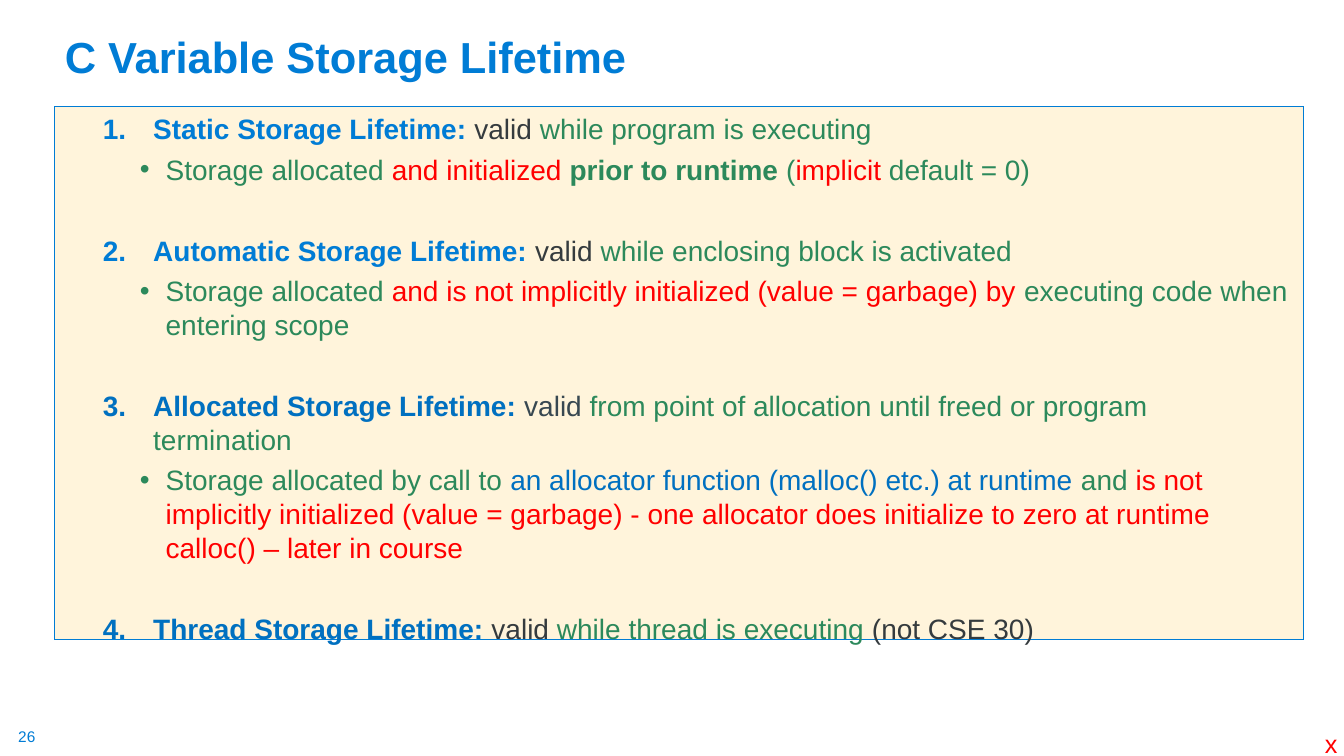
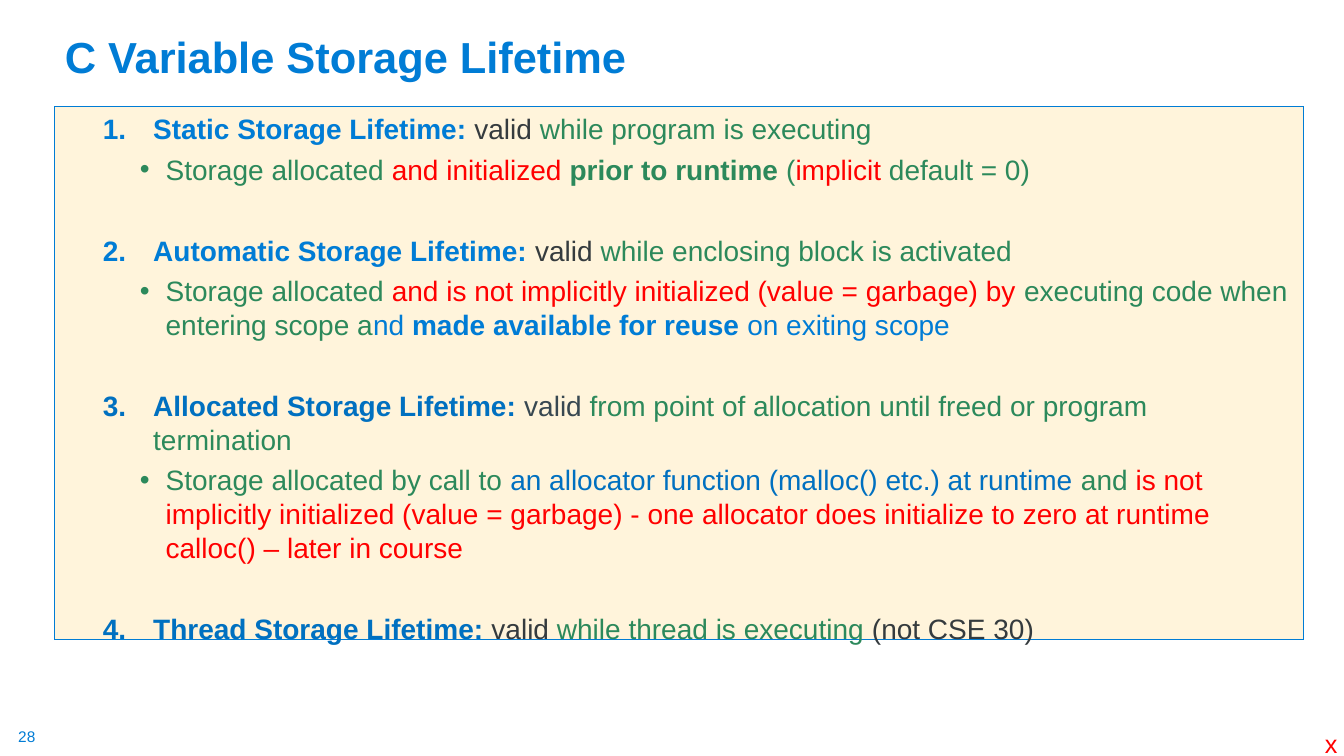
Before and after one commit to cse30-sp24/Muller-Slides, a slide deck: slide 28 of Lecture-3.pptx (slide 26 before the commit). Drawn at 1344x756 pixels with LibreOffice and Linux fonts; fonts in the diff are those of the drawing. Boxes give left, top, right and bottom in pixels: in the first picture for what was removed or moved away, otherwise in the second. Text is boxed around its words. In the diff, an @@ line names an element or a change of style, - is before the commit and + after.

```diff
--- a/Lecture-3.pptx
+++ b/Lecture-3.pptx
@@ text at <box>166,280,1287,340</box>: text changed @@
-    • Storage allocated and is not implicitly initialized (value = garbage) by executing code when entering scope
+    • Storage allocated and is not implicitly initialized (value = garbage) by executing code when entering scope and made available for reuse on exiting scope
@@ page number at <box>18,731,35,742</box>: text changed @@
-26
+28
```
Also in this commit, not shown: 14 other slides changed, 2 other files.
